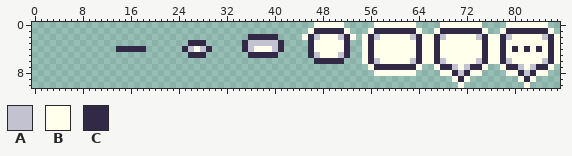
Two versions of one sprite sheet, sprites/speech_bubble.png. The picture above was drawn from the file before the commit.
The file is 88x11 pixels.
Palette (. is transparent): A #c2c2d1  B #ffffeb  C #322947
Pixels before, first column x 14:
 0 .................................BBBBB.....BBBBBBB....BBBBBBB....BBBBBBB..
 1 ................................BCCCCCB...BCCCCCCCB..BCCCCCCCB..BCCCCCCCB.
 2 ......................CCCCC....BCABBBACB.BCABBBBBACBBCABBBBBACBBCABBBBBACB
 3 ............CCC......CAAAAAC....CBBBBBC..BCBBBBBBBCBBCBBBBBBBCBBCBBBBBBBCB
 4 CCCCC......CABAC.....CABBBAC....CBBBBBC..BCBBBBBBBCBBCBBBBBBBCBBCBCBCBCBCB
 5 ............CCC.......CCCCC.....CABBBAC..BCBBBBBBBCBBCBBBBBBBCBBCBBBBBBBCB
 6 .................................CCCCC...BCABBBBBACBBCABBBBBACBBCABBBBBACB
 7 ..........................................BCCCCCCCB..BCCABACCB..BCCABACCB.
 8 ...........................................BBBBBBB....BBCACBB....BBCACBB..
 9 ........................................................BCB........BCB....
10 .........................................................B..........B.....
After the commit:
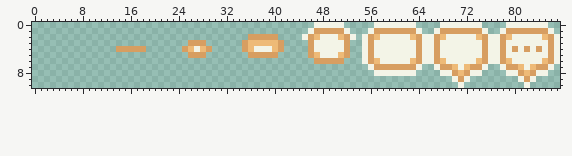
Changes in this commit:
{"colour":"A","old":"#c2c2d1","new":"#eeba77"}
{"colour":"B","old":"#ffffeb","new":"#f3f4e7"}
{"colour":"C","old":"#322947","new":"#d79e61"}
{"label":"changed","picture_box":[302,22,560,88]}
{"label":"changed","picture_box":[242,34,284,58]}
{"label":"changed","picture_box":[182,40,212,58]}
{"label":"changed","picture_box":[116,46,146,52]}
